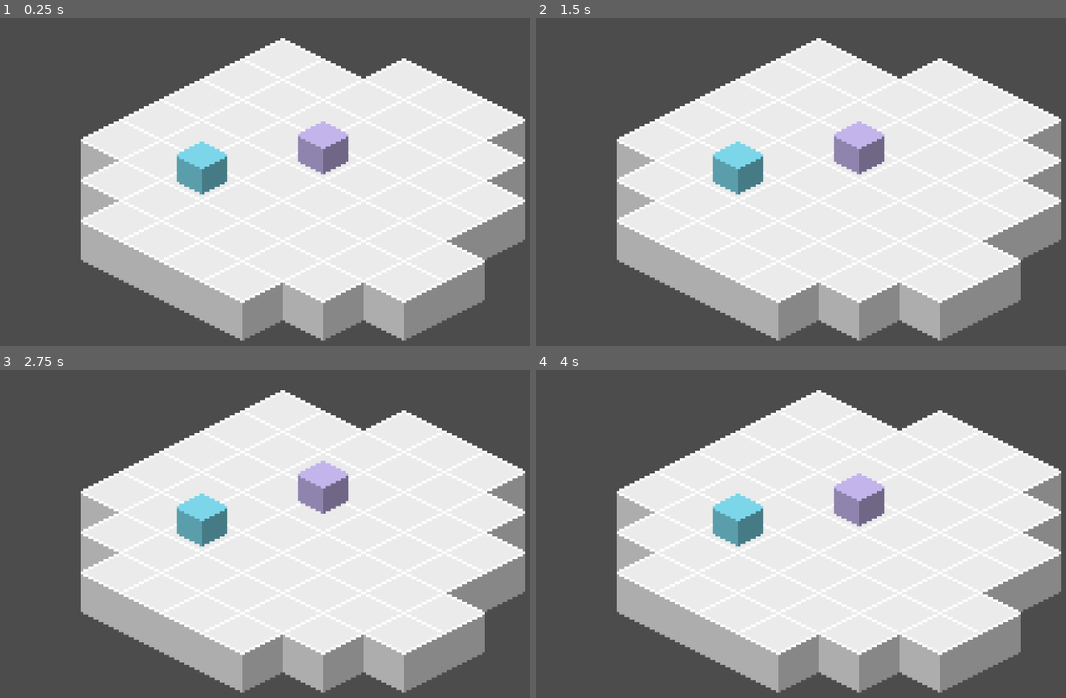
Above: before the commit, frames 1-4 (two rows, left to right).
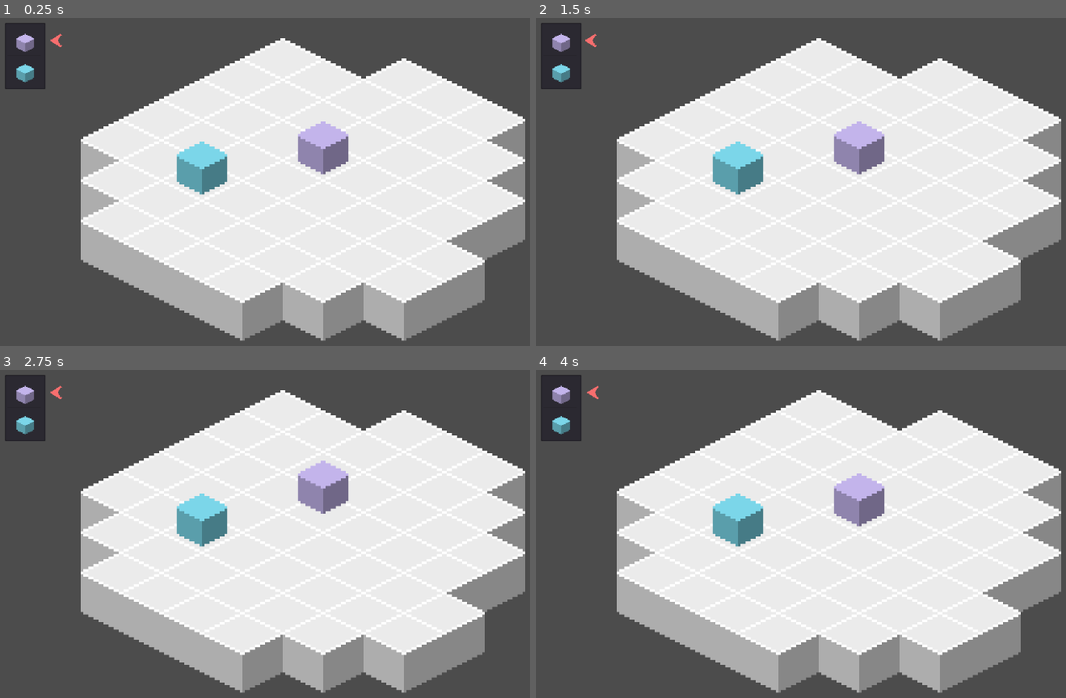
Above: after the commit, the same moments.

Repository: jaytav/godot-test-2
Game: Godot game, scene res://src/Main.tscn
The game is run twice, just before and just after one commit, with the same random seed, the same clock (stepped at 60 frames per second) and the same inputs.
Inputs:
- Up to frame 1 (0.25 s): no input
- Up to frame 2 (1.5 s): tap Enter at 0.5 s; tap Space (ui_select) at 0.77 s
- Up to frame 3 (2.75 s): tap Space (ui_select) at 1.52, 2 s
- Up to frame 4 (4 s): tap Space (ui_select) at 3.02, 3.77 s; tap Enter at 3.5 s

The runs differ from the first frame. In frame 1, 1.6% of the frame differs, in the area x 0-12%, y 1-22%; in frame 2, 1.6%; in frame 3, 1.6%; in frame 4, 1.6%.

Commit message:
create turn queue ui

Diff:
--- a/project.godot
+++ b/project.godot
@@ -28,12 +28,18 @@
 "class": "State",
 "language": "GDScript",
 "path": "res://src/entity/state_machine/state.gd"
+}, {
+"base": "Control",
+"class": "TurnQueueUI",
+"language": "GDScript",
+"path": "res://src/game/turn_queue_ui.gd"
 } ]
 _global_script_class_icons={
 "ActionController": "",
 "Entity": "",
 "Stat": "",
-"State": ""
+"State": "",
+"TurnQueueUI": ""
 }
 
 [application]
--- a/src/Main.tscn
+++ b/src/Main.tscn
@@ -1,9 +1,35 @@
-[gd_scene load_steps=6 format=2]
+[gd_scene load_steps=9 format=2]
 
 [ext_resource path="res://src/entity/player/Player.tscn" type="PackedScene" id=1]
 [ext_resource path="res://asset/texture/floor.png" type="Texture" id=2]
 [ext_resource path="res://test/entity/turn_skipper/TurnSkipper.tscn" type="PackedScene" id=3]
 [ext_resource path="res://src/main.gd" type="Script" id=4]
+[ext_resource path="res://src/game/turn_queue_ui.gd" type="Script" id=5]
+[ext_resource path="res://asset/texture/arrow.png" type="Texture" id=6]
+
+[sub_resource type="Animation" id=2]
+resource_name = "Point"
+loop = true
+tracks/0/type = "bezier"
+tracks/0/path = NodePath(".:rect_position:x")
+tracks/0/interp = 1
+tracks/0/loop_wrap = true
+tracks/0/imported = false
+tracks/0/enabled = true
+tracks/0/keys = {
+"points": PoolRealArray( 96, -0.25, 0, 0.25, 0, 92, -0.25, 0, 0.25, 0, 96, -0.25, 0, 0.25, 0 ),
+"times": PoolRealArray( 0, 0.5, 1 )
+}
+tracks/1/type = "bezier"
+tracks/1/path = NodePath(".:rect_position:y")
+tracks/1/interp = 1
+tracks/1/loop_wrap = true
+tracks/1/imported = false
+tracks/1/enabled = true
+tracks/1/keys = {
+"points": PoolRealArray(  ),
+"times": PoolRealArray(  )
+}
 
 [sub_resource type="TileSet" id=1]
 0/name = "floor.png 0"
@@ -31,6 +57,48 @@
 "_edit_use_anchors_": false
 }
 
+[node name="TurnQueueUI" type="Control" parent="GUI"]
+anchor_left = 0.008
+anchor_top = 0.013
+anchor_right = 0.07
+anchor_bottom = 0.12
+margin_left = -0.192
+margin_top = 0.2
+margin_right = 0.32
+script = ExtResource( 5 )
+__meta__ = {
+"_edit_use_anchors_": false
+}
+
+[node name="ItemList" type="ItemList" parent="GUI/TurnQueueUI"]
+anchor_right = 1.0
+anchor_bottom = 1.0
+mouse_filter = 2
+auto_height = true
+max_columns = 10
+same_column_width = true
+fixed_icon_size = Vector2( 56, 44 )
+__meta__ = {
+"_edit_use_anchors_": false
+}
+
+[node name="TextureRect" type="TextureRect" parent="GUI/TurnQueueUI"]
+modulate = Color( 0.972549, 0.435294, 0.435294, 1 )
+margin_left = 104.0
+margin_top = 16.0
+margin_right = 136.0
+margin_bottom = 48.0
+rect_rotation = 90.0
+rect_scale = Vector2( 0.75, 0.75 )
+texture = ExtResource( 6 )
+__meta__ = {
+"_edit_use_anchors_": false
+}
+
+[node name="AnimationPlayer" type="AnimationPlayer" parent="GUI/TurnQueueUI/TextureRect"]
+autoplay = "Point"
+anims/Point = SubResource( 2 )
+
 [node name="World" type="Node2D" parent="."]
 scale = Vector2( 4, 4 )
 
--- a/src/game/turn_queue.gd
+++ b/src/game/turn_queue.gd
@@ -1,5 +1,6 @@
 extends Node
 
+var turn_queue_ui
 var entities: Array setget _set_entities
 
 var _active_entity: Entity
@@ -12,12 +13,15 @@
 
     _active_entity = entities.pop_front()
     _active_entity.connect("turn_ended", self, "_on_active_entity_turn_ended")
+    _active_entity.connect("turn_ended", turn_queue_ui, "_on_active_entity_turn_ended")
     _active_entity.start_turn()
 
 
 func _set_entities(to_entities: Array) -> void:
+    to_entities.sort_custom(self, "_sort_entities")
+
     entities = to_entities
-    entities.sort_custom(self, "_sort_entities")
+    turn_queue_ui.entities = to_entities
 
 
 func _sort_entities(a: Entity, b: Entity) -> bool:
--- /dev/null
+++ b/src/game/turn_queue_ui.gd
@@ -0,0 +1,19 @@
+class_name TurnQueueUI
+extends Control
+
+var entities: Array setget _set_entities
+
+onready var item_list: ItemList = get_node("ItemList")
+
+
+func _set_entities(to_entities: Array):
+    entities = to_entities
+
+    for i in range(len(entities)):
+        var sprite: Sprite = entities[i].get_node("Sprite")
+        item_list.add_item(entities[i].name, sprite.texture)
+        item_list.set_item_icon_modulate(i, sprite.modulate)
+
+
+func _on_active_entity_turn_ended(_entity: Entity):
+    item_list.move_item(0, len(entities))
--- a/src/main.gd
+++ b/src/main.gd
@@ -4,5 +4,6 @@
 
 
 func _ready():
+    TurnQueue.turn_queue_ui = get_node("GUI/TurnQueueUI")
     TurnQueue.entities = entities
     TurnQueue.start_next_turn()
Binary file added: asset/texture/arrow.png
Not shown, added: asset/texture/arrow.png.import
